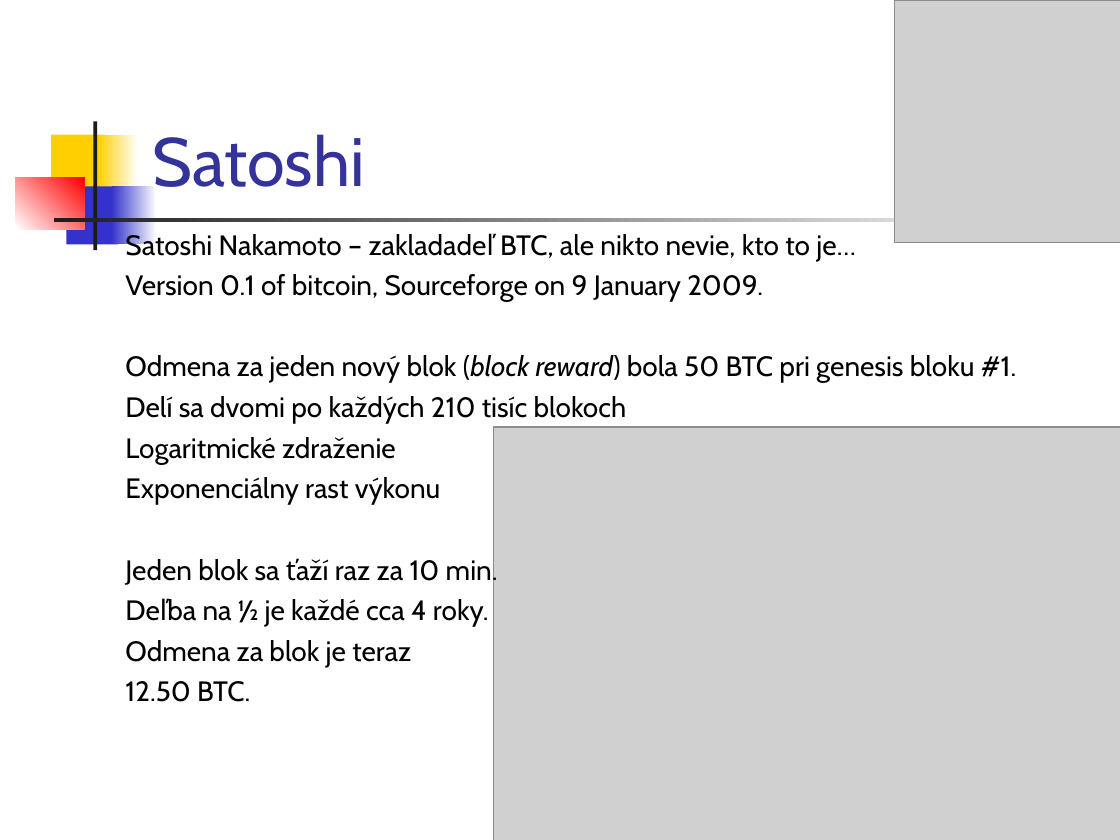
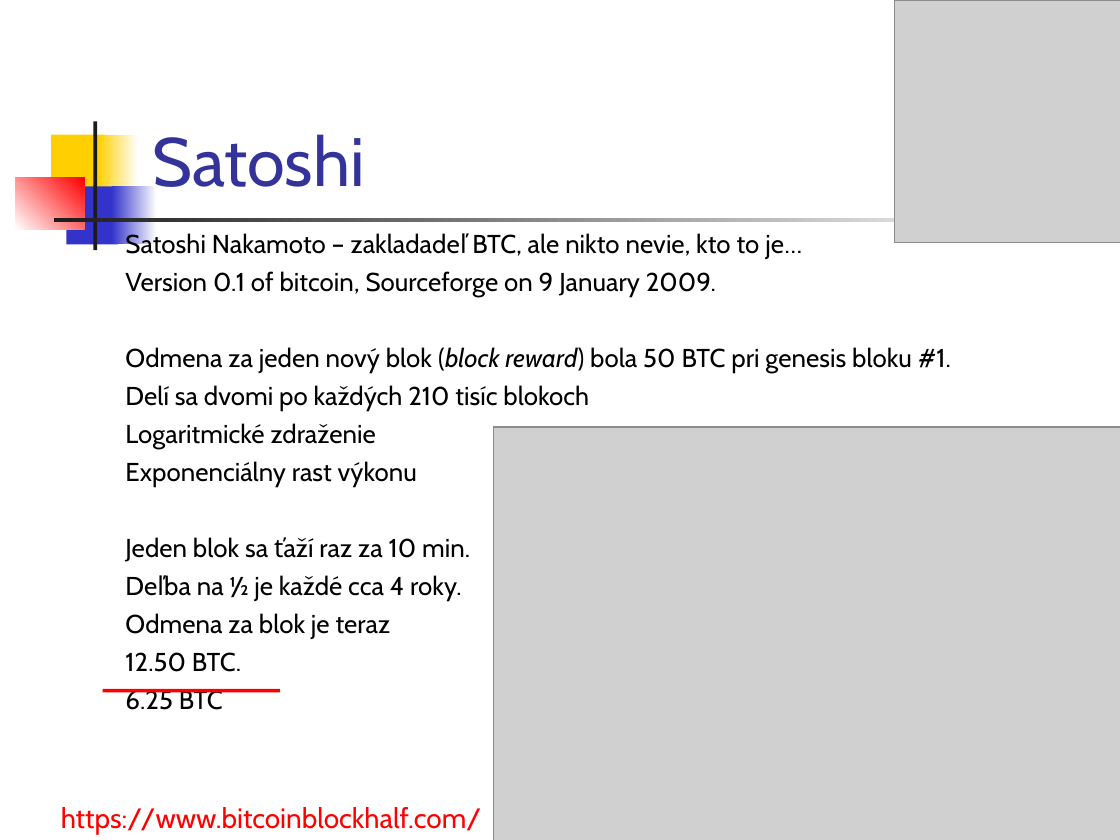
Before and after one commit to paradigmy/Prednasky, a slide deck: slide 20 of 05/go4.ppt. Drawn at 1120x840 pixels with LibreOffice and Linux fonts; fonts in the diff are those of the drawing; grey boxes stand for pictures. Boxes give left, top, right and bottom in pixels: in the first picture for what was removed or moved away, otherwise in the second. Text is boxed around its words. In the diff, an @@ line names an element or a change of style, - is before the commit and + after.

```diff
--- a/05/go4.ppt
+++ b/05/go4.ppt
@@ text at [125,231,951,672]: size 18 to 16.6 pt @@
@@ text at [125,689,223,710]: paragraph added @@
+6.25 BTC
@@ line added from (280, 691) to (103, 691), #FF0000 2.24 pt @@
@@ text added at [61,807,481,834], 18 pt, text #FF0000 @@
+https://www.bitcoinblockhalf.com/
```
Also in this commit, not shown: 4 other slides changed, 1 slide added, 1 slide removed, 7 other files.
